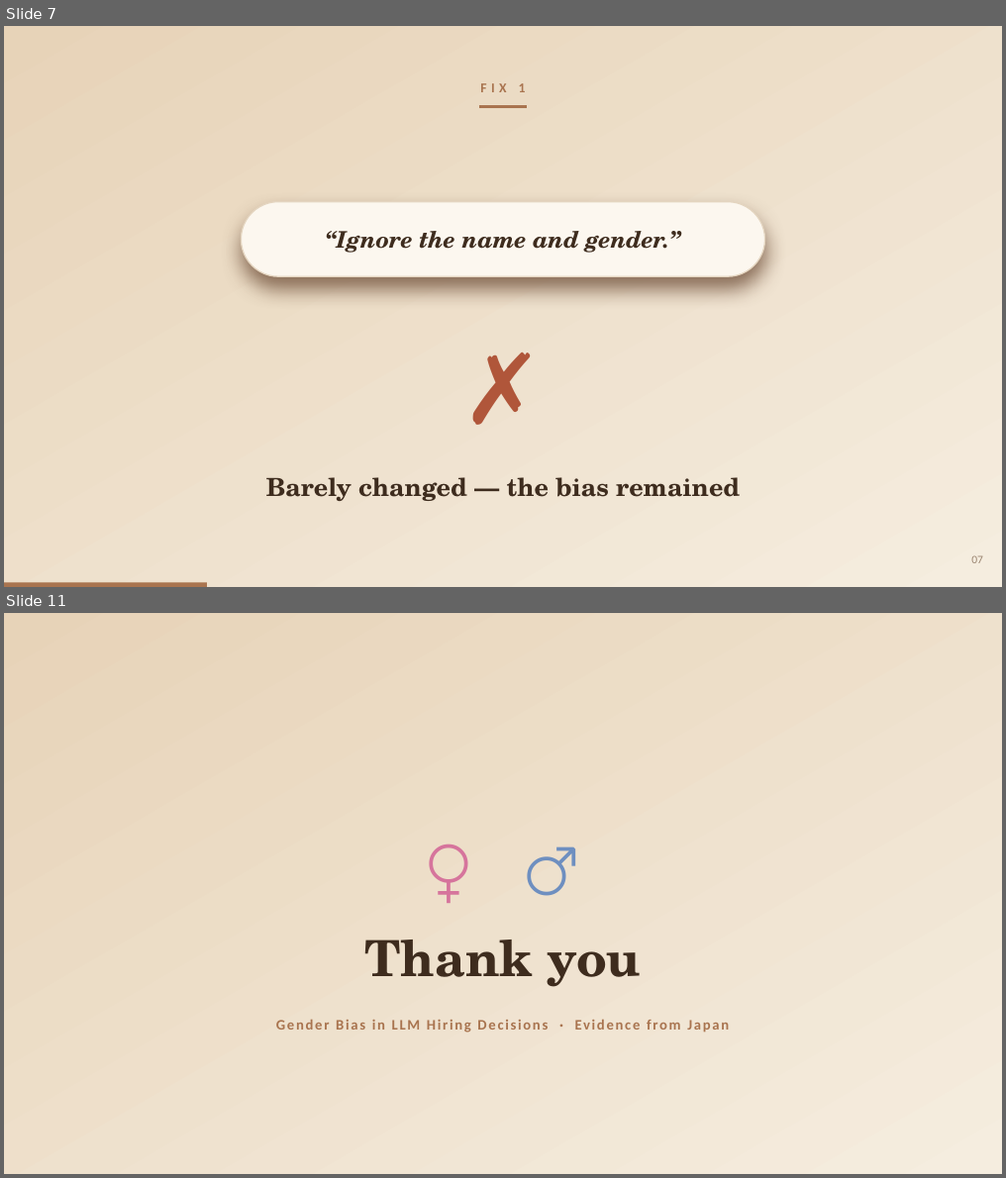
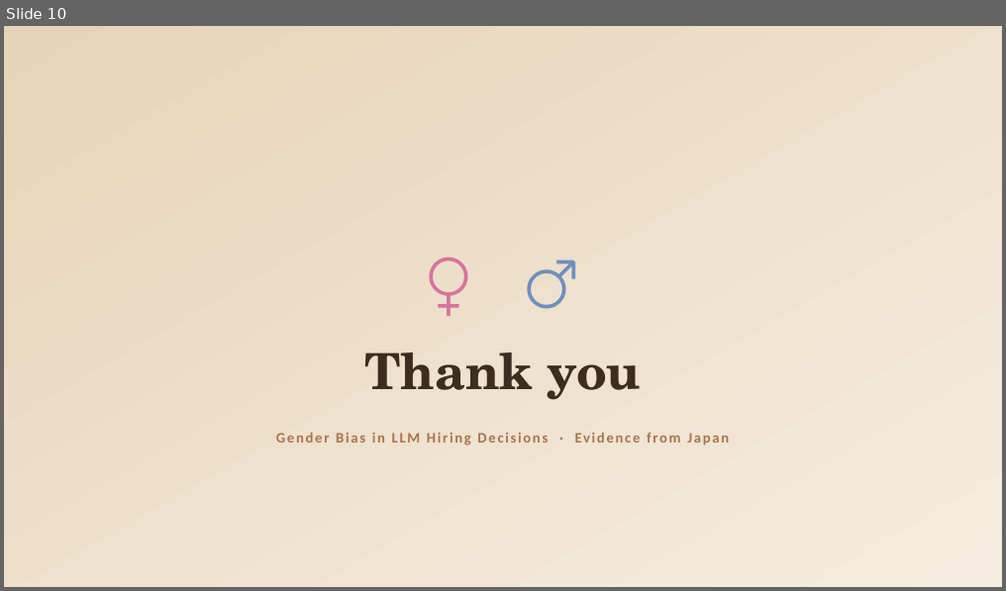
Before and after one commit to pwagle16/visual_communication, a slide deck: presentation/gender_bias_llm_hiring.pptx. Shown one above the other, each under a label of ours: slides 7 and 11 before the commit, slide 10 after it; the slides between them are not shown. The pictures are 1006x1178 and 1006x591 pixels, drawn with LibreOffice and Linux fonts; fonts in the diff are those of the drawing. Boxes give left, top, right and bottom in pixels: in the first picture for what was removed or moved away, otherwise in the second. Text is boxed around its words. In the diff, an @@ line names an element or a change of style, - is before the commit and + after.

```diff
--- a/presentation/gender_bias_llm_hiring.pptx
+++ b/presentation/gender_bias_llm_hiring.pptx
@@ slide 7 removed at box(4, 26, 1002, 587), background #FFFFFF @@
@@ rectangle removed at box(4, 26, 1002, 587) @@
@@ text removed at box(480, 83, 526, 92) @@
-FIX 1
@@ elbow line removed from (479, 107) to (528, 107) @@
@@ rounded rectangle removed at box(242, 202, 765, 276) @@
@@ text removed at box(326, 231, 680, 253) @@
-“Ignore the name and gender.”
@@ text removed at box(383, 329, 623, 442) @@
-✗
@@ text removed at box(266, 477, 740, 501) @@
-Barely changed — the bias remained
@@ text removed at box(971, 556, 983, 564) @@
-07
@@ rectangle removed at box(4, 583, 207, 587) @@
@@ what was slide 11 is now slide 10 @@
```
Also in this commit, not shown: 7 slides changed, 1 slide added, 1 other slide removed, 1 other file.
